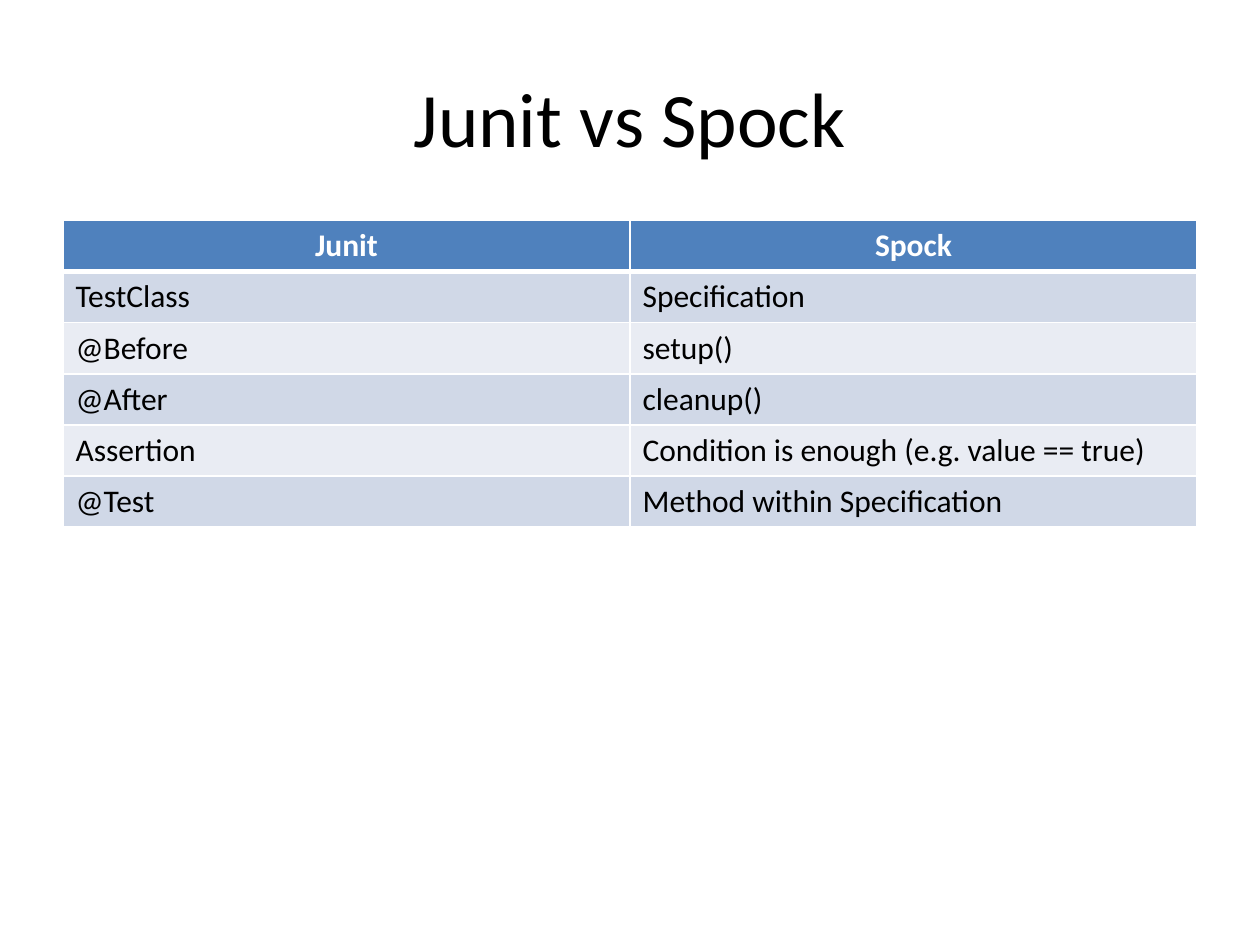
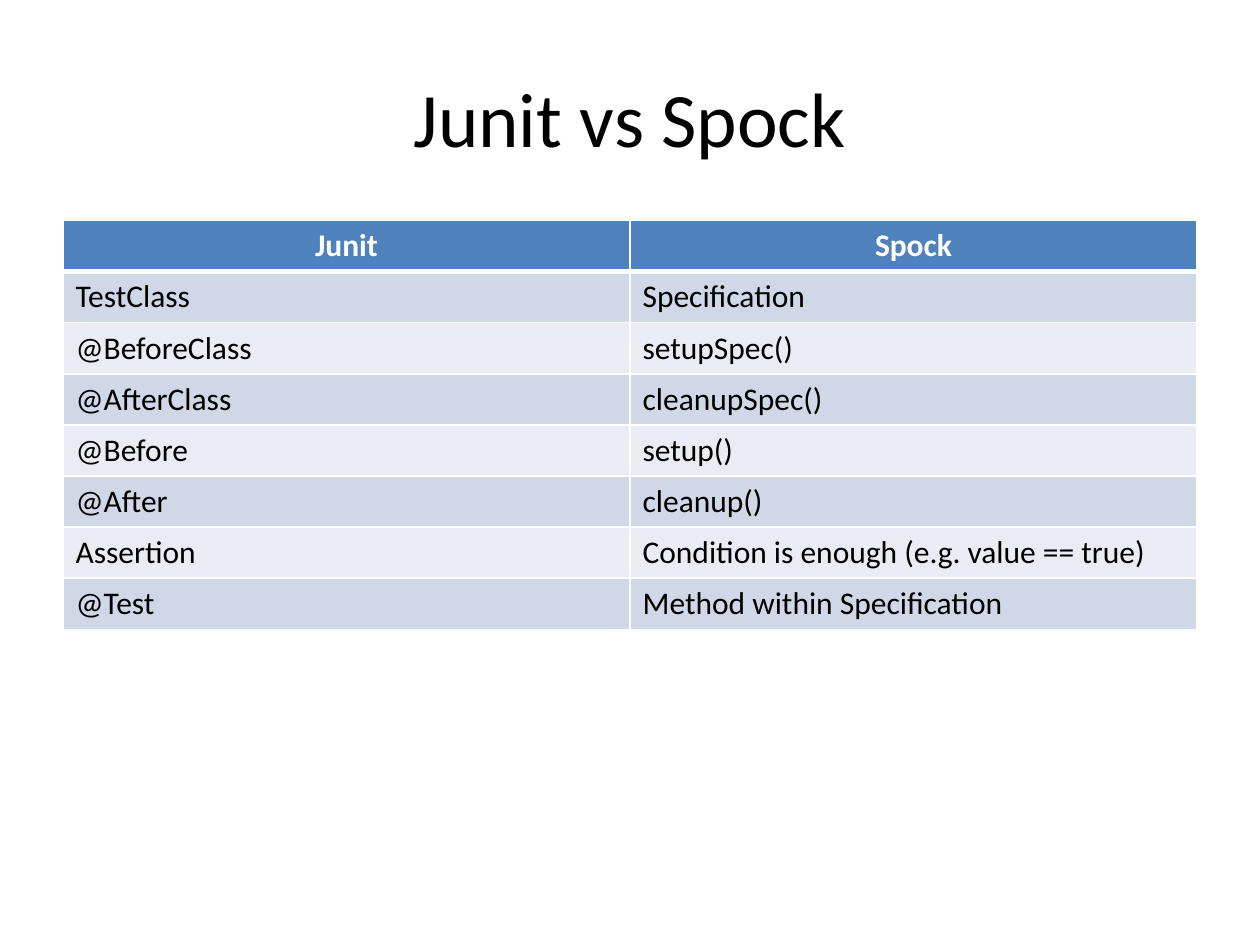
Before and after one commit to tomkasp/spock-presentation, a slide deck: slide 4 of Spock presentation.pptx. Drawn at 1260x945 pixels with LibreOffice and Linux fonts; fonts in the diff are those of the drawing. Boxes give left, top, right and bottom in pixels: in the first picture for what was removed or moved away, otherwise in the second. Text is boxed around its words. In the diff, an @@ line names an element or a change of style, - is before the commit and + after.

Commit message:
spock

```diff
--- a/Spock presentation.pptx
+++ b/Spock presentation.pptx
@@ table at box(63, 220, 1197, 629) @@
+row 3: @BeforeClass | setupSpec()
+row 4: @AfterClass | cleanupSpec()
```
Also in this commit, not shown: 2 other slides changed, 1 slide added, 1 other file.
